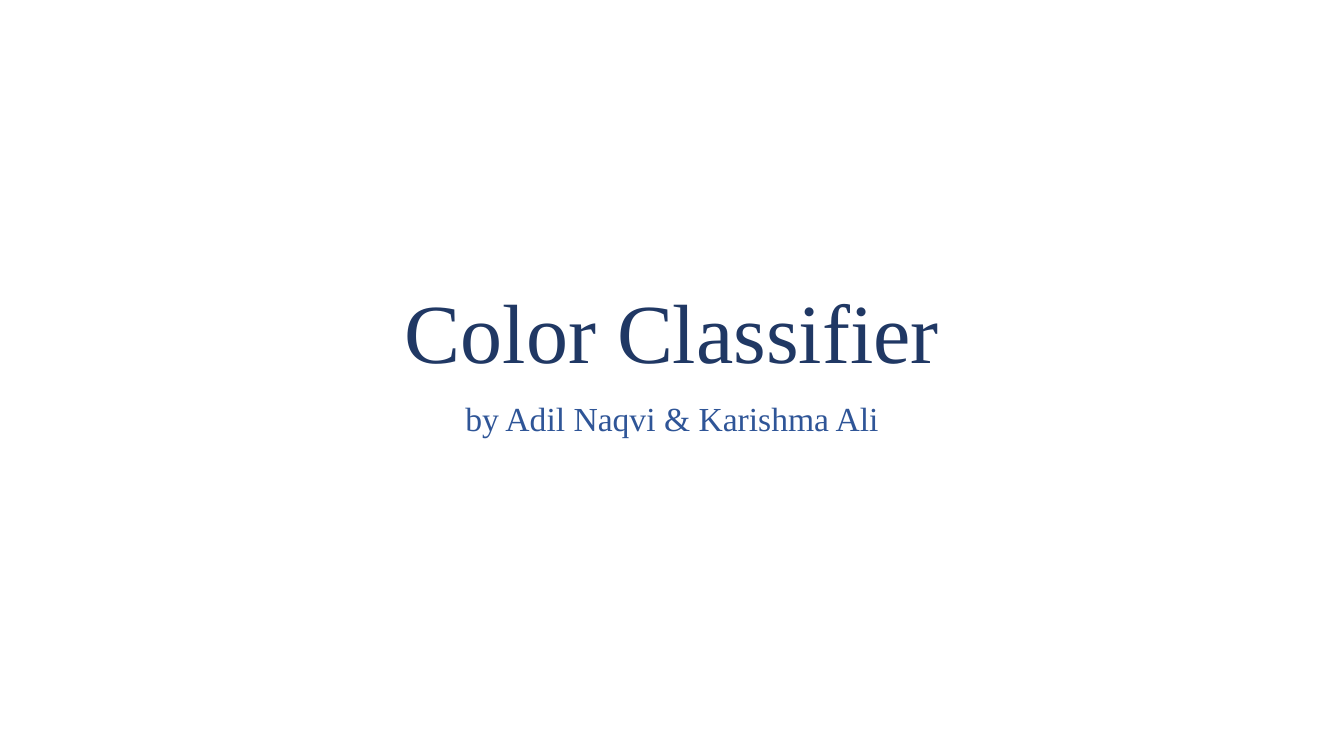
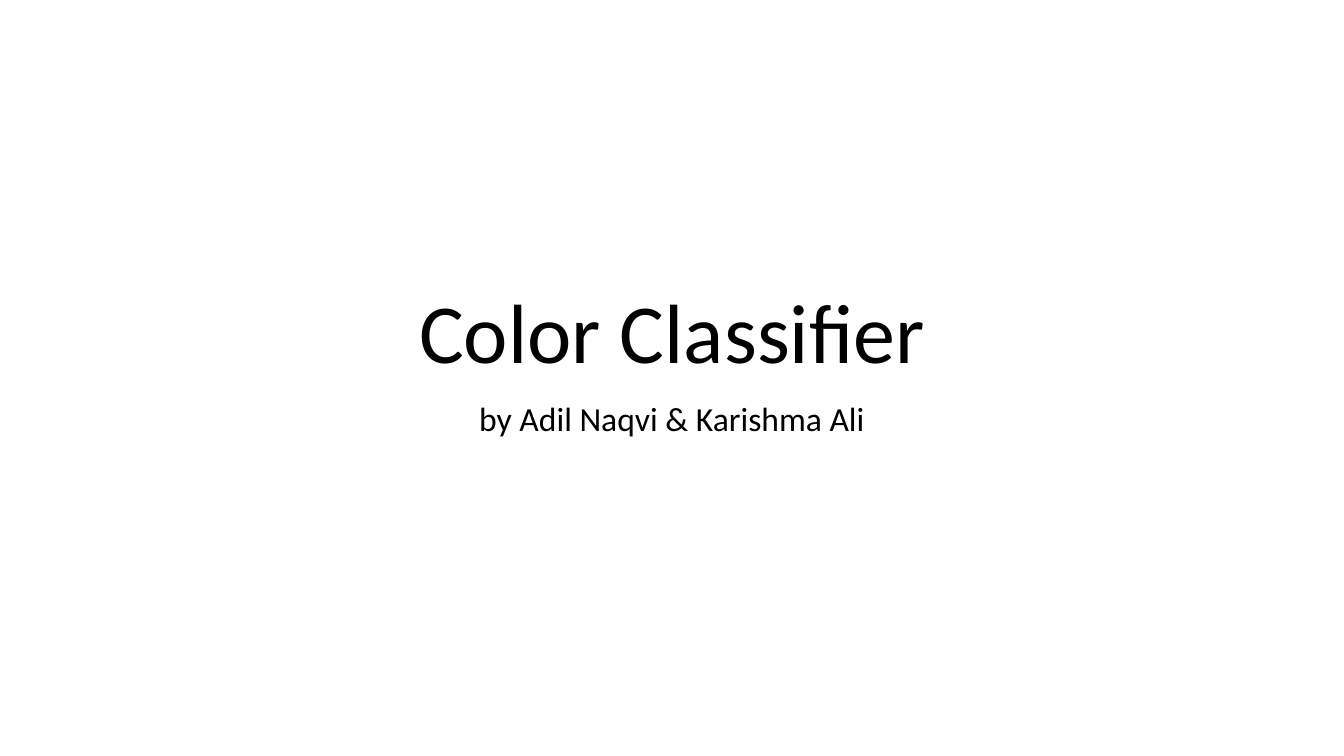
Before and after one commit to notadilnaqvi/color-classifier, a slide deck: slide 1 of Color-Classifier.pptx. Drawn at 1344x756 pixels with LibreOffice and Linux fonts; fonts in the diff are those of the drawing. Boxes give left, top, right and bottom in pixels: in the first picture for what was removed or moved away, otherwise in the second. Text is boxed around its words. In the diff, an @@ line names an element or a change of style, - is before the commit and + after.

```diff
--- a/Color-Classifier.pptx
+++ b/Color-Classifier.pptx
@@ title "Color Classifier" at <box>419,304,925,364</box>: font Times New Roman to Calibri, text colour #203864 to #000000 @@
@@ subtitle "by Adil Naqvi & Karishma ..." at <box>479,407,865,437</box>: font Times New Roman to Calibri, text colour #2F5597 to #000000 @@
```
Also in this commit, not shown: 6 other slides changed.
